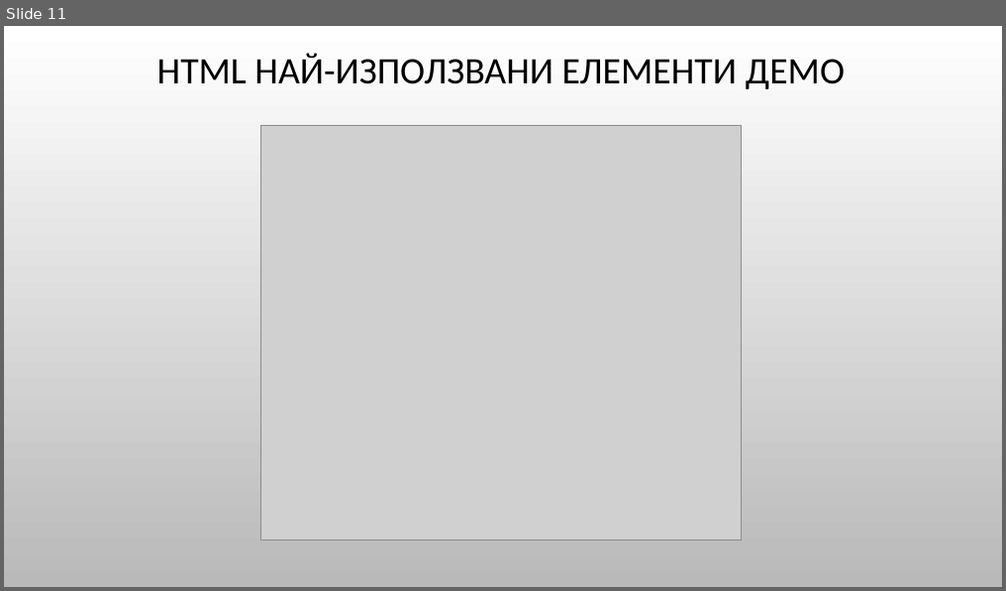
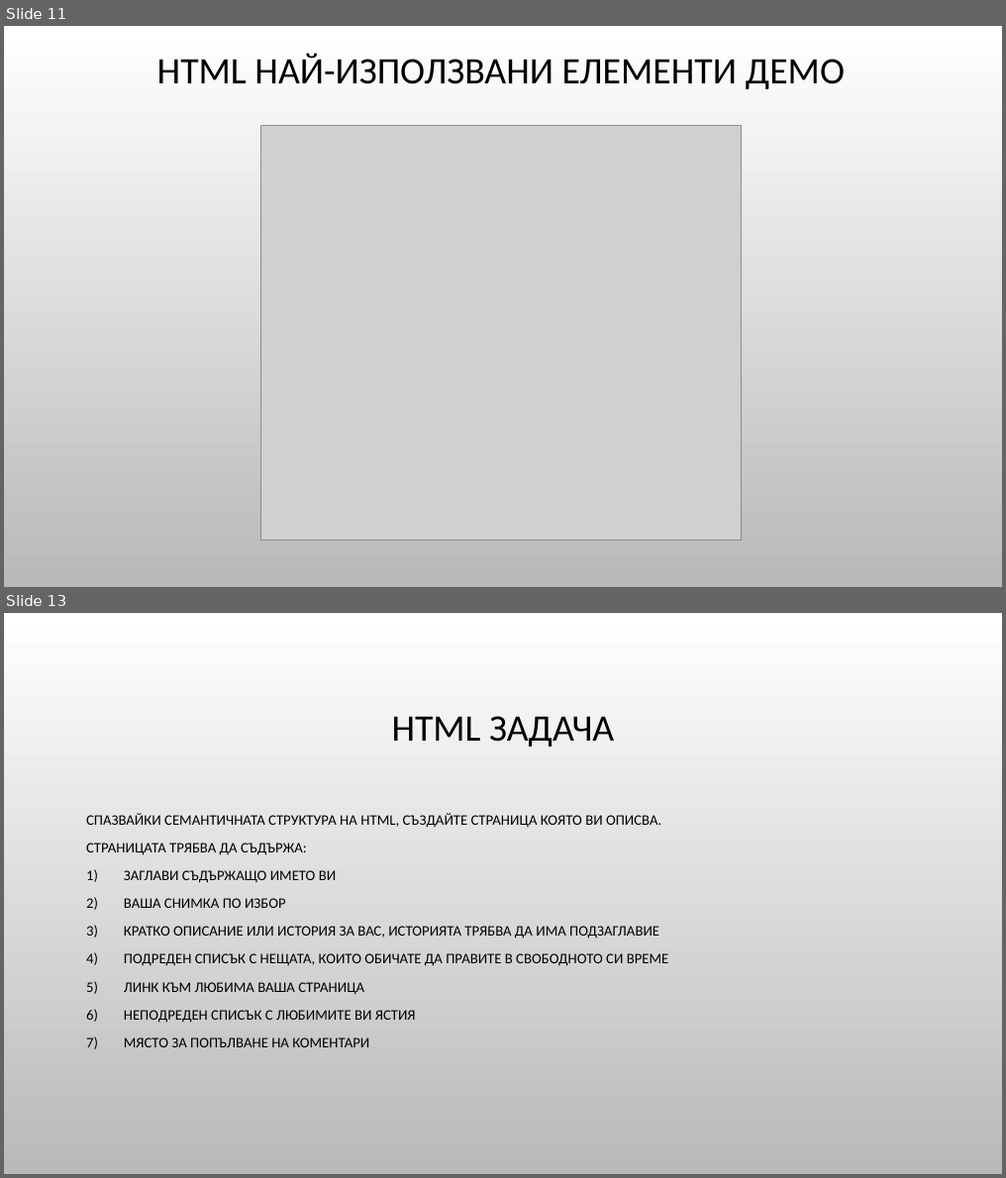
Before and after one commit to Bilyukov/php-mysql-course, a slide deck: 02.html-basics.pptx. Shown one above the other, each under a label of ours: slide 11 before the commit, slides 11 and 13 after it; the slides between them are not shown. The pictures are 1006x591 and 1006x1178 pixels, drawn with LibreOffice and Linux fonts; fonts in the diff are those of the drawing; grey boxes stand for pictures; background and template pictures are left out. Boxes give left, top, right and bottom in pixels: in the first picture for what was removed or moved away, otherwise in the second. Text is boxed around its words. In the diff, an @@ line names an element or a change of style, - is before the commit and + after.

Commit message:
Modified HTML Presentation and added more examples

```diff
--- a/02.html-basics.pptx
+++ b/02.html-basics.pptx
@@ slide 13 added at bbox=[4, 613, 1002, 1174], background picture (left out) @@
@@ title added at bbox=[392, 716, 614, 747], 36 pt, text #000000 @@
+HTML ЗАДАЧА
@@ text added at bbox=[86, 813, 669, 1048], 14 pt, text #000000 @@
+СПАЗВАЙКИ СЕМАНТИЧНАТА СТРУКТУРА НА HTML, СЪЗДАЙТЕ СТРАНИЦА КОЯТО ВИ ОПИСВА.
+СТРАНИЦАТА ТРЯБВА ДА СЪДЪРЖА:
+1) ЗАГЛАВИ СЪДЪРЖАЩО ИМЕТО ВИ
+2) ВАША СНИМКА ПО ИЗБОР
+3) КРАТКО ОПИСАНИЕ ИЛИ ИСТОРИЯ ЗА ВАС, ИСТОРИЯТА ТРЯБВА ДА ИМА ПОДЗАГЛАВИЕ
+4) ПОДРЕДЕН СПИСЪК С НЕЩАТА, КОИТО ОБИЧАТЕ ДА ПРАВИТЕ В СВОБОДНОТО СИ ВРЕМЕ
+5) ЛИНК КЪМ ЛЮБИМА ВАША СТРАНИЦА
+6) НЕПОДРЕДЕН СПИСЪК С ЛЮБИМИТЕ ВИ ЯСТИЯ
+7) МЯСТО ЗА ПОПЪЛВАНЕ НА КОМЕНТАРИ
```
Also in this commit, not shown: 2 slides changed, 4 other files.
